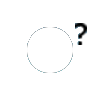
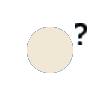
Revision of a layered (100, 100) image; what changed, layer by layer:
painted on "Background" over [27, 27, 73, 73]
